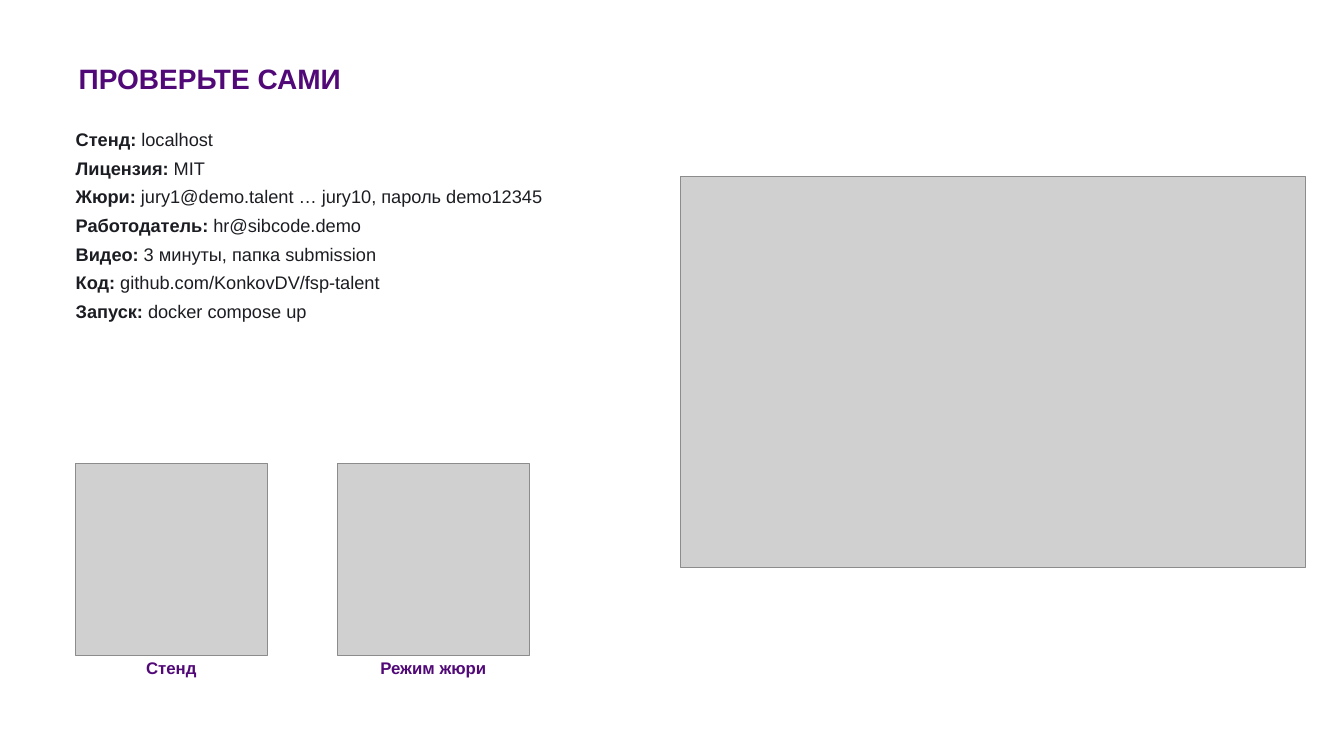
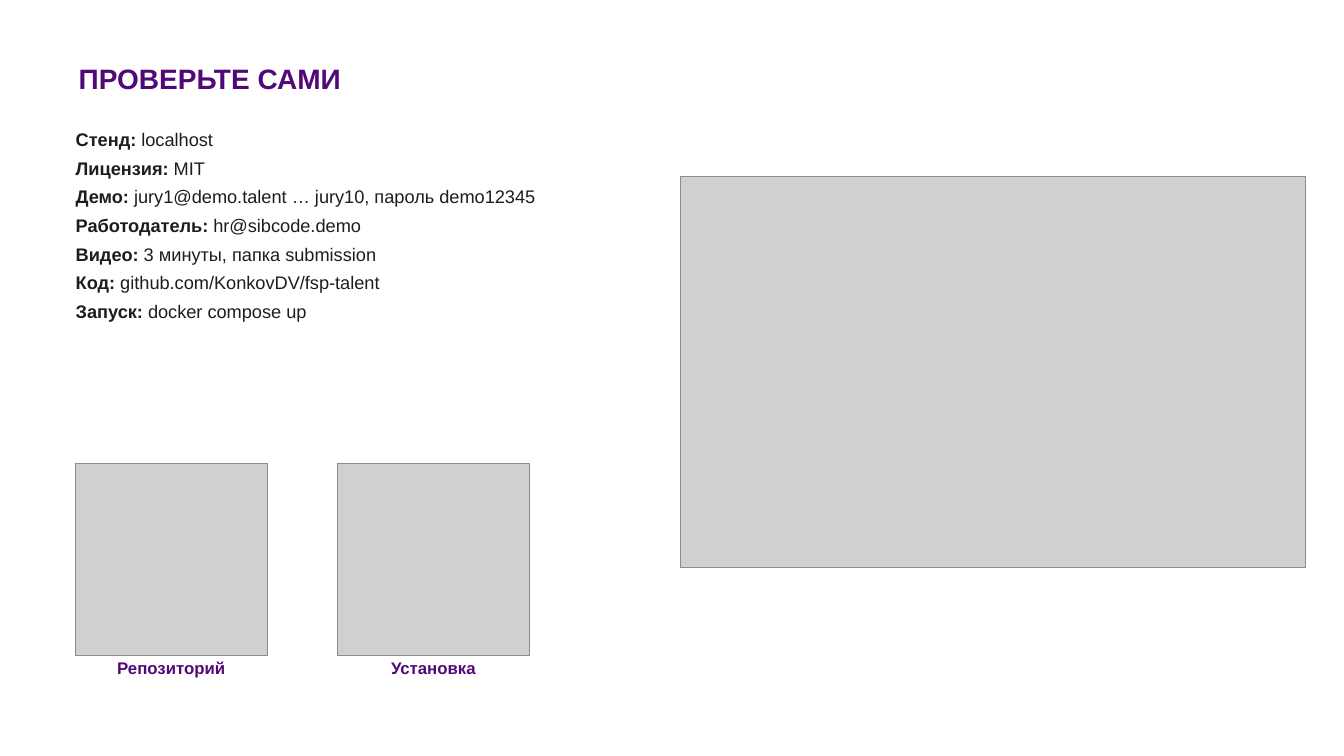
Before and after one commit to KonkovDV/fsp-talent, a slide deck: slide 28 of submission/03-presentation/FSP_Talent_presentation.pptx. Drawn at 1344x756 pixels with LibreOffice and Linux fonts; fonts in the diff are those of the drawing; grey boxes stand for pictures; background and template pictures are left out. Boxes give left, top, right and bottom in pixels: in the first picture for what was removed or moved away, otherwise in the second. Text is boxed around its words. In the diff, an @@ line names an element or a change of style, - is before the commit and + after.

Commit message:
docs: обновить презентации, PDF и скриншоты
Из фонов презентаций убраны логотипы сторонних организаций, QR-коды ведут на
репозиторий и инструкцию установки, PDF перевыгружены из PPTX. Скриншоты главной и
«Режима жюри» сняты с текущего интерфейса, PDF документации пересобран.

```diff
--- a/submission/03-presentation/FSP_Talent_presentation.pptx
+++ b/submission/03-presentation/FSP_Talent_presentation.pptx
@@ text at [76,189,535,207]: text changed @@
-Жюри: jury1@demo.talent … jury10, пароль demo12345
+Демо: jury1@demo.talent … jury10, пароль demo12345
@@ text at [117,661,225,678]: text changed @@
-Стенд
+Репозиторий
@@ text at [391,662,476,674]: text changed @@
-Режим жюри
+Установка
```
Also in this commit, not shown: 4 other slides changed, 9 other files.
